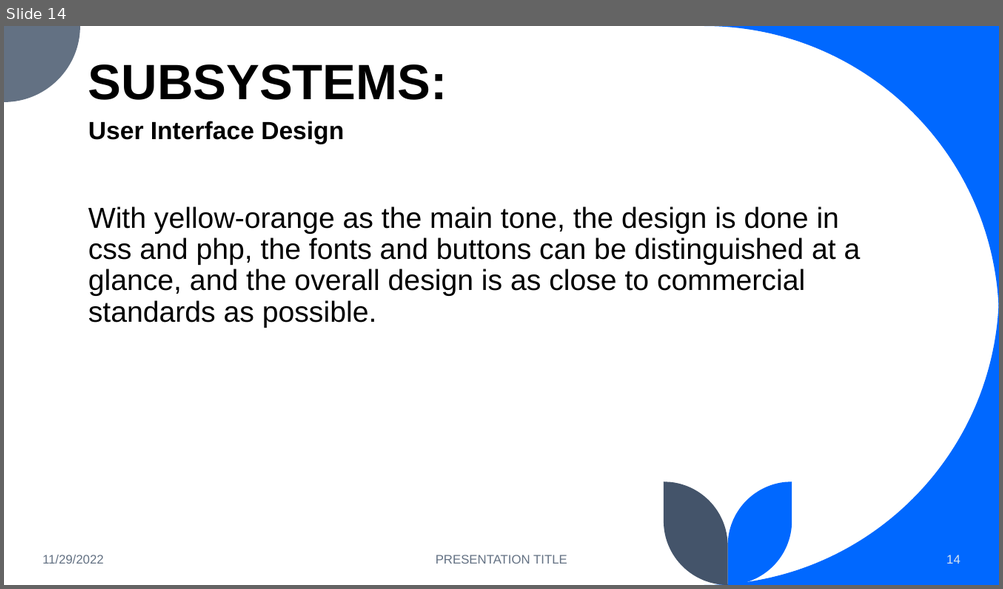
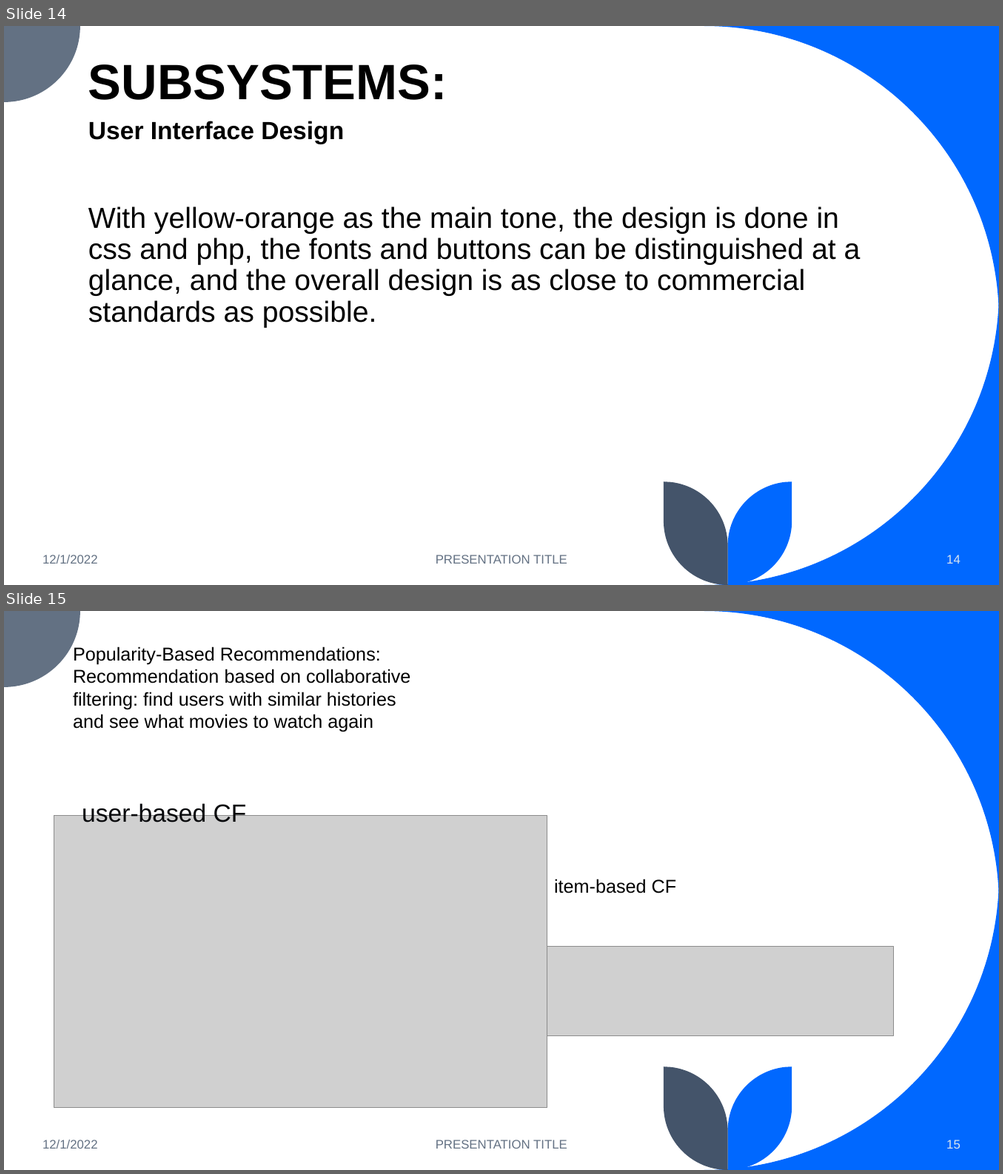
Before and after one commit to atraylo/Popcorn, a slide deck: docs/csc490 POPCORN final presentation.pptx. Shown one above the other, each under a label of ours: slide 14 before the commit, slides 14 and 15 after it. The pictures are 1003x589 and 1003x1174 pixels, drawn with LibreOffice and Linux fonts; fonts in the diff are those of the drawing; grey boxes stand for pictures. Boxes give left, top, right and bottom in pixels: in the first picture for what was removed or moved away, otherwise in the second. Text is boxed around its words. In the diff, an @@ line names an element or a change of style, - is before the commit and + after.

```diff
--- a/docs/csc490 POPCORN final presentation.pptx
+++ b/docs/csc490 POPCORN final presentation.pptx
@@ slide 15 added at (4, 611, 999, 1170), background #FFFFFF; not listed: 5 template elements that a slide beside it also shows @@
@@ text added at (73, 647, 410, 732), 18 pt, text #000000 @@
+Popularity-Based Recommendations:
+Recommendation based on collaborative filtering: find users with similar histories and see what movies to watch again
@@ text added at (82, 802, 247, 823), 24 pt, text #07080B @@
+user-based CF
@@ picture added at (54, 816, 546, 1108) @@
@@ text added at (554, 879, 677, 894), 18 pt, text #000000 @@
+item-based CF
@@ picture added at (546, 947, 893, 1037) @@
@@ text added at (42, 1140, 98, 1149), 12 pt, text #637183 @@
+12/1/2022
@@ text added at (435, 1140, 567, 1149), 12 pt, text #637183 @@
+PRESENTATION TITLE
@@ page number added at (946, 1140, 960, 1149), 12 pt, text #DAE5EF @@
+15
@@ slide 14 changed as well @@
@@ text at (42, 555, 98, 564): text changed @@
-11/29/2022
+12/1/2022
```
Also in this commit, not shown: 12 other slides changed, 2 other slides added.
